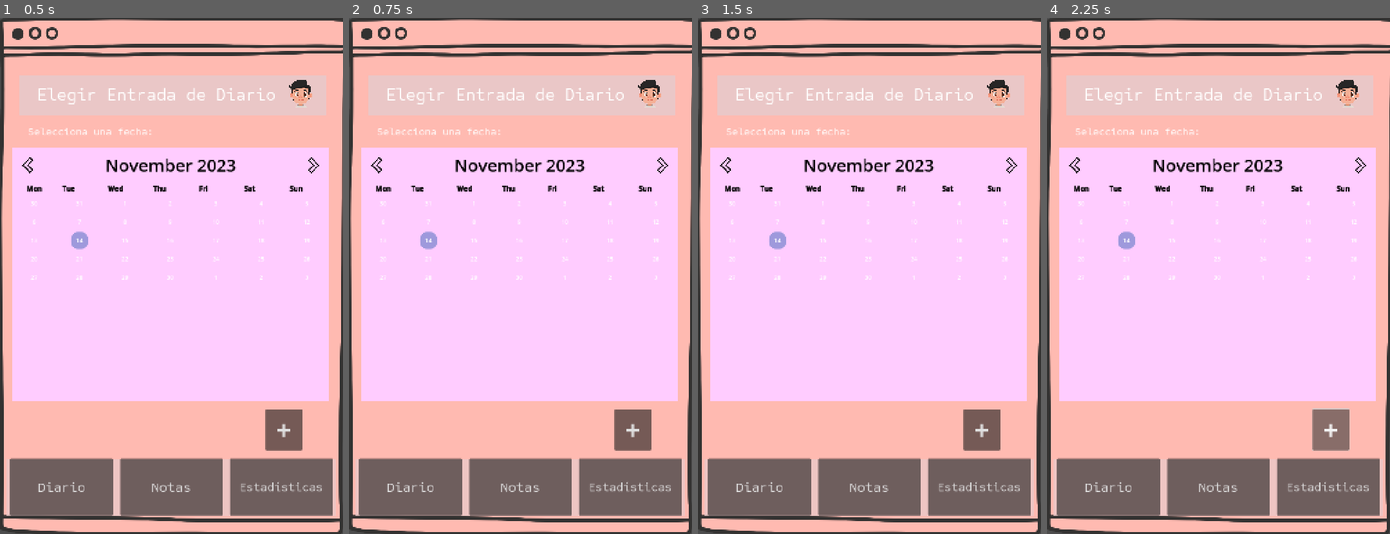
Above: before the commit, frames 1-4 (left to right).
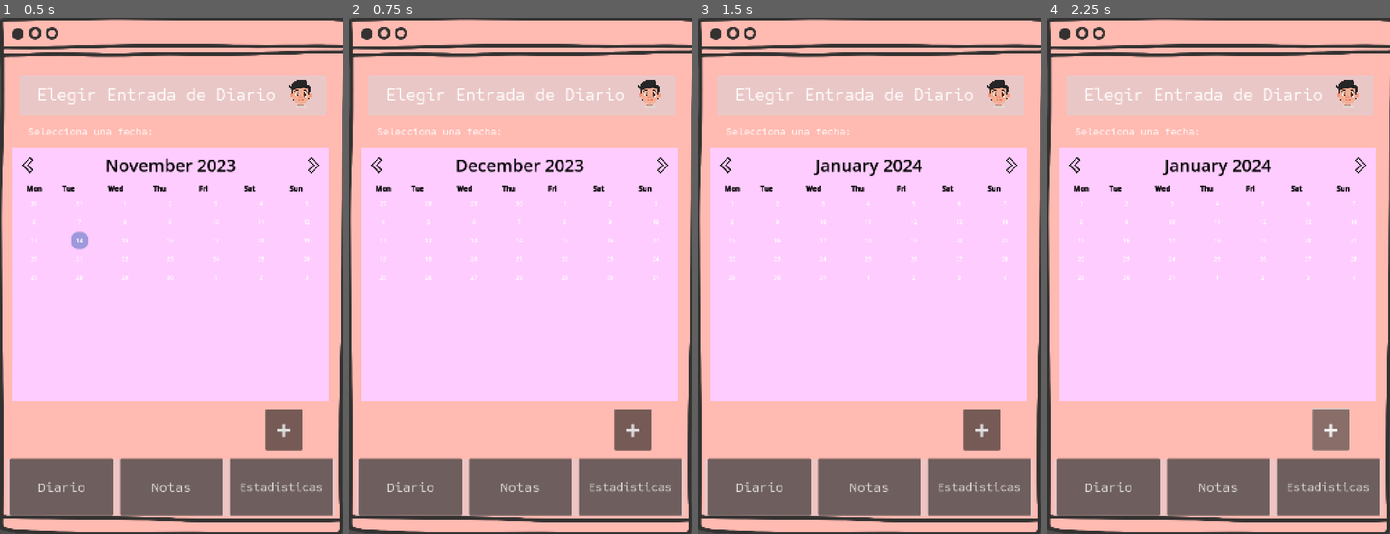
Above: after the commit, the same moments.

Repository: Flapx24/emotional-diary
Game: Godot game, scene res://Scenes/calendar_screen.tscn
The game is run twice, just before and just after one commit, with the same random seed, the same clock (stepped at 60 frames per second) and the same inputs.
Inputs (mouse positions are in pixels of both pictures, inside the frame that each line leads up to; where the layout moved, square brackets give the same spot in the first picture):
- Up to frame 1 (0.5 s): no input
- Up to frame 2 (0.75 s): click (661, 162) [671, 162] at 0.5 s
- Up to frame 3 (1.5 s): click (1010, 162) [1020, 162] at 1.25 s
- Up to frame 4 (2.25 s): click "+" at 2 s

Frame 1 is identical in both runs. In frame 2, 0.7% of the frame differs, in the area x 9-91%, y 27-51%; in frame 3, 0.8%; in frame 4, 0.8%.

Commit message:
calendar fixed

Diff:
--- a/emotional-diary/Scenes/calendar_screen.tscn
+++ b/emotional-diary/Scenes/calendar_screen.tscn
@@ -1,9 +1,9 @@
 [gd_scene load_steps=19 format=3 uid="uid://cgtt221nbehrg"]
 
+[ext_resource type="Script" uid="uid://dqnyktcqx1il8" path="res://Scripts/calendar_screen.gd" id="1_qeyi2"]
 [ext_resource type="Texture2D" uid="uid://jr8sbgtxosrj" path="res://Assets/UI/22.png" id="2_h2rjw"]
 [ext_resource type="FontFile" uid="uid://cklnct7lhakjq" path="res://Assets/Fonts/SometypeMono-VariableFont_wght.ttf" id="3_o84r2"]
 [ext_resource type="Texture2D" uid="uid://4xsh0er8yxty" path="res://Assets/UI/adult_1.png" id="4_qeyi2"]
-[ext_resource type="Script" uid="uid://v4kfby7yb15a" path="res://Scripts/calendar.gd" id="5_2ty63"]
 [ext_resource type="Texture2D" uid="uid://11ffwxeh8m7j" path="res://Assets/UI/left-arrow.png" id="5_ouk8m"]
 
 [sub_resource type="StyleBoxFlat" id="StyleBoxFlat_h2rjw"]
@@ -44,6 +44,7 @@
 grow_horizontal = 2
 grow_vertical = 2
 size_flags_vertical = 3
+script = ExtResource("1_qeyi2")
 
 [node name="TextureRect" type="TextureRect" parent="."]
 layout_mode = 1
@@ -134,7 +135,6 @@
 anchor_bottom = 0.752702
 grow_horizontal = 2
 grow_vertical = 2
-script = ExtResource("5_2ty63")
 metadata/_edit_use_anchors_ = true
 
 [node name="ColorRect" type="ColorRect" parent="Calendar"]
@@ -206,12 +206,10 @@
 
 [node name="nextMonthButton" type="Button" parent="Calendar/VBoxContainer/MarginContainer/TextureRect2"]
 layout_mode = 1
-anchors_preset = 6
-anchor_left = 1.0
-anchor_top = 0.5
-anchor_right = 1.0
-anchor_bottom = 0.5
-grow_horizontal = 0
+anchors_preset = 15
+anchor_right = 1.0
+anchor_bottom = 1.0
+grow_horizontal = 2
 grow_vertical = 2
 theme_override_styles/focus = SubResource("StyleBoxEmpty_jfsak")
 theme_override_styles/disabled_mirrored = SubResource("StyleBoxEmpty_buwpv")
--- a/emotional-diary/Scenes/notes_list_screen.tscn
+++ b/emotional-diary/Scenes/notes_list_screen.tscn
@@ -12,6 +12,8 @@
 anchors_preset = 15
 anchor_right = 1.0
 anchor_bottom = 1.0
+grow_horizontal = 2
+grow_vertical = 2
 
 [node name="ColorRect" type="ColorRect" parent="."]
 layout_mode = 0
--- a/emotional-diary/Scripts/calendar.gd
+++ b/emotional-diary/Scripts/calendar_screen.gd
@@ -1,5 +1,4 @@
 extends Control
-
 
 @onready var month_year_label: Label = %MonthYearLabel
 @onready var columns_box: HBoxContainer = %ColumnsBox
@@ -20,50 +19,44 @@
 	var firstOfMonthDate = _get_first_of_month(selectedDate)
 	var firstOfMonthUnixTime = Time.get_unix_time_from_datetime_dict(firstOfMonthDate)
 
-	var startWeekday = firstOfMonthDate.weekday -1
+	var startWeekday = firstOfMonthDate.weekday - 1
 	if startWeekday == -1: startWeekday = 6
 
-	var startDate = Time.get_datetime_dict_from_unix_time(firstOfMonthUnixTime - DAY_IN_UNIX_TIME * (startWeekday))
+	var startDate = Time.get_datetime_dict_from_unix_time(firstOfMonthUnixTime - DAY_IN_UNIX_TIME * startWeekday)
 	var calculateDate = startDate
 
 	for i in 5 * 7:
 		_create_label(calculateDate, i % 7)
 		calculateDate = _get_next_day(calculateDate)
 
-	if selectedDate.month != calculateDate.month: return
-
-	for i in 7:
-		_create_label(calculateDate, i % 7)
-		calculateDate = _get_next_day(calculateDate)
+	if calculateDate.month == selectedDate.month:
+		for i in 7:
+			_create_label(calculateDate, i % 7)
+			calculateDate = _get_next_day(calculateDate)
 
 func set_month_year_label():
 	month_year_label.text = MONTH_NAMES[selectedDate.month - 1] + " " + str(selectedDate.year)
 
 func _get_first_of_month(date: Dictionary):
 	date.day = 1
-
 	var selectedUnixTime = Time.get_unix_time_from_datetime_dict(date)
-
 	return Time.get_datetime_dict_from_unix_time(selectedUnixTime)
 
-func _create_label(date : Dictionary, index: int):
-		var dateLabel = DATE_LABEL.instantiate()
-		dateLabel.date = date
-
-		columns_box.get_children()[index].add_child(dateLabel)
+func _create_label(date: Dictionary, index: int):
+	var dateLabel = DATE_LABEL.instantiate()
+	dateLabel.date = date
+	columns_box.get_child(index).add_child(dateLabel)
 
 func _get_next_day(date: Dictionary):
-		var nextDayUnixTime = Time.get_unix_time_from_datetime_dict(date) + DAY_IN_UNIX_TIME
-		return Time.get_datetime_dict_from_unix_time(nextDayUnixTime)
+	var nextDayUnixTime = Time.get_unix_time_from_datetime_dict(date) + DAY_IN_UNIX_TIME
+	return Time.get_datetime_dict_from_unix_time(nextDayUnixTime)
 
 func _on_previous_month_button_pressed() -> void:
 	selectedDate.month -= 1
-
 	_refresh_calendar()
 
 func _on_next_month_button_pressed() -> void:
 	selectedDate.month += 1
-
 	_refresh_calendar()
 
 func _refresh_calendar():
@@ -72,12 +65,11 @@
 		selectedDate.year += 1
 	elif selectedDate.month < 1:
 		selectedDate.month = 12
-		selectedDate.year -=1
+		selectedDate.year -= 1
 
 	for column in columns_box.get_children():
 		for node in column.get_children():
 			if node is Label: continue
-
 			node.queue_free()
 
-		_set_calendar()
+	_set_calendar()
Not shown, removed: emotional-diary/Scripts/calendar.gd.uid
Not shown, added: emotional-diary/Scripts/calendar_screen.gd.uid
